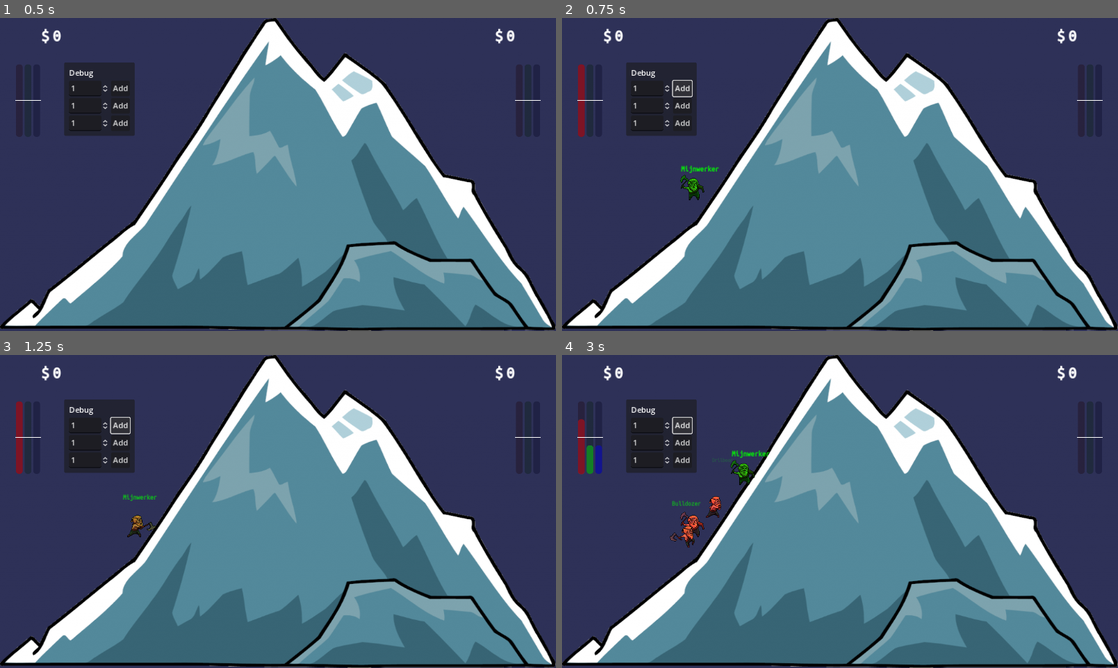
Above: before the commit, frames 1-4 (two rows, left to right).
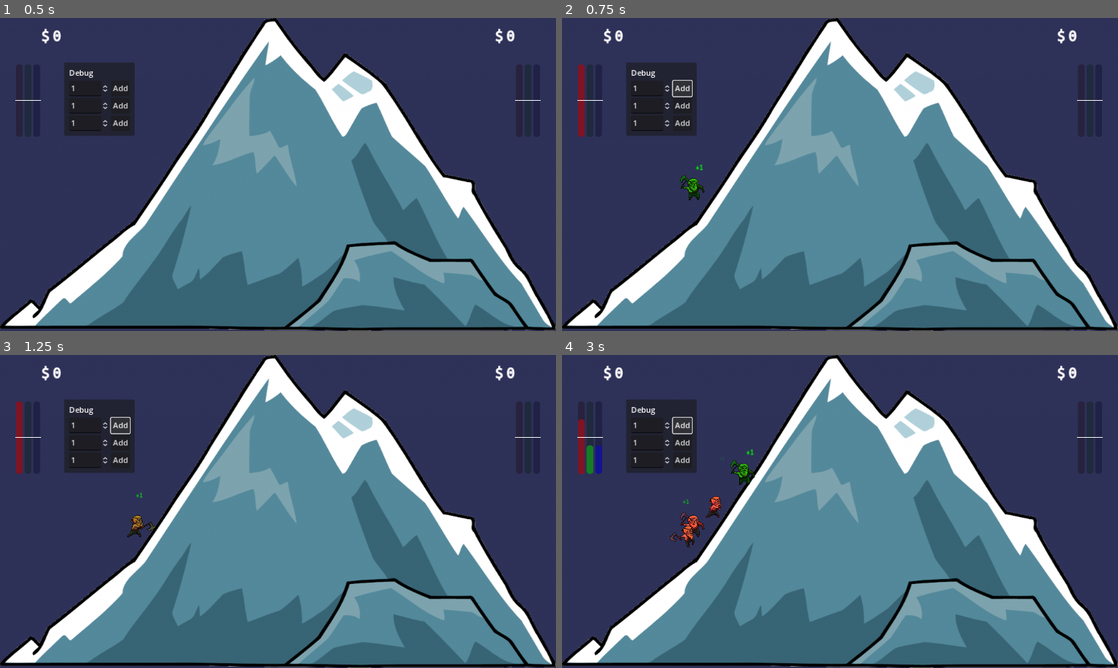
Above: after the commit, the same moments.

Repository: kwint/nfc-card-game
Game: Godot game, scene res://Scenes/Dashboard.tscn
Two runs of this game, one before a commit and one after it. Both use one fixed random seed, a clock stepped at 60 frames per second and the inputs below.
Inputs:
- Up to frame 1 (0.5 s): no input
- Up to frame 2 (0.75 s): click "Add" at 0.5 s
- Up to frame 3 (1.25 s): no input
- Up to frame 4 (3 s): click "Add" at 1.25 s; click "Add" at 2 s; click "Add" at 2.75 s

Frame 1 is identical in both runs. In frame 2, 0.1% of the frame differs, in the area x 21-29%, y 46-50%; in frame 3, less than 0.1%; in frame 4, 0.2%, in the area x 19-38%, y 30-49%.
Error in both runs: Invalid type in function 'process_stats' in base 'Node (GameController.gd)'. Cannot convert argument 1 from Nil to Dictionary. (res://Scripts/GameController.gd…

Commit message:
When spawning miner, take type name from API

Diff:
--- a/dashboard/Scripts/Debug/AddMiners.gd
+++ b/dashboard/Scripts/Debug/AddMiners.gd
@@ -11,14 +11,14 @@
 
 func add1():
 	for i in range($SpinBox1.value):
-		game_controller.add_miner(Global.TeamId.TEAM1, Global.MinerType.MINER1);
+		game_controller.add_miner(Global.TeamId.TEAM1, Global.MinerType.MINER1, "+1");
 
 
 func add2():
 	for i in range($SpinBox2.value):
-		game_controller.add_miner(Global.TeamId.TEAM1, Global.MinerType.MINER2);
+		game_controller.add_miner(Global.TeamId.TEAM1, Global.MinerType.MINER2, "+1");
 
 
 func add3():
 	for i in range($SpinBox3.value):
-		game_controller.add_miner(Global.TeamId.TEAM1, Global.MinerType.MINER3);
+		game_controller.add_miner(Global.TeamId.TEAM1, Global.MinerType.MINER3, "+1");
--- a/dashboard/Scripts/GameController.gd
+++ b/dashboard/Scripts/GameController.gd
@@ -41,19 +41,19 @@
 		self.fetch_stats();
 
 
-func add_miner(team_id: Global.TeamId, miner_type: Global.MinerType):
-	self.mines[team_id].add_miner(miner_type, true);
+func add_miner(team_id: Global.TeamId, miner_type: Global.MinerType, animate_text = null):
+	self.mines[team_id].add_miner(miner_type, animate_text);
 	self.levels[team_id].add_level(miner_type);
 
 
-func add_miners(team_id: Global.TeamId, miner_type: Global.MinerType, amount: int):
+func add_miners(team_id: Global.TeamId, miner_type: Global.MinerType, amount: int, animate_text = null):
 	# TODO: add in batch!
 	for _i in range(amount):
-		self.add_miner(team_id, miner_type);
+		self.add_miner(team_id, miner_type, animate_text);
 
 
 func set_miners(team_id: Global.TeamId, miner_type: Global.MinerType, amount: int):
-	self.mines[team_id].set_miners(miner_type, amount, false);
+	self.mines[team_id].set_miners(miner_type, amount, null);
 	self.levels[team_id].set_level(miner_type, amount);
 
 
--- a/dashboard/Scripts/Global.gd
+++ b/dashboard/Scripts/Global.gd
@@ -10,17 +10,3 @@
 enum TeamId { TEAM1 = 1, TEAM2 = 2 }
 
 enum MinerType { MINER1 = 1, MINER2 = 2, MINER3 = 3 };
-
-
-# TODO: fetch these from server
-static func miner_type_name(type: MinerType) -> String:
-	match type:
-		MinerType.MINER1:
-			return "Mijnwerker";
-		MinerType.MINER2:
-			return "Drilboor";
-		MinerType.MINER3:
-			return "Bulldozer";
-		_:
-			print("No name configured for miner type ", type);
-			return "+1";
--- a/dashboard/Scripts/MinerGrid.gd
+++ b/dashboard/Scripts/MinerGrid.gd
@@ -20,7 +20,7 @@
 	pass
 
 
-func add_miner(type: Global.MinerType = Global.MinerType.MINER1, animate: bool = true):
+func add_miner(type: Global.MinerType = Global.MinerType.MINER1, animate_text = null):
 	var miner = MINER_PREFAB.instantiate();
 	var miner_position = self.get_miner_position(type, self.count_miners(type));
 
@@ -29,16 +29,16 @@
 	if self.color != null:
 		miner.color = self.color;
 
-	miner.animate = animate;
+	miner.animate = animate_text != null;
 	miner.position = miner_position;
 	miner.type = type;
 
 	self._add_miner_to_list(type, miner);
 	self.add_child(miner);
 
-	if animate:
+	if animate_text != null:
 		var flowing_label = FLOWING_LABEL_PREFAB.instantiate();
-		flowing_label.text = Global.miner_type_name(type);
+		flowing_label.text = animate_text;
 		flowing_label.text_scale = FLOWING_LABEL_TEXT_SCALE;
 		self.add_child(flowing_label);
 		flowing_label.position = miner_position;
@@ -57,7 +57,7 @@
 	self.miners[type].append(miner);
 
 
-func set_miners(type: Global.MinerType, amount: int, animation: bool = false):
+func set_miners(type: Global.MinerType, amount: int, animate_text = null):
 	# TODO: do this in batches
 
 	var delta = amount - self.count_miners(type);
@@ -65,7 +65,7 @@
 	# Add new miners
 	if delta > 0:
 		for _i in range(delta):
-			self.add_miner(type, animation);
+			self.add_miner(type, animate_text);
 
 	# Remove excess miners
 	if delta < 0:
--- a/dashboard/Scripts/WebSocketClient.gd
+++ b/dashboard/Scripts/WebSocketClient.gd
@@ -115,7 +115,7 @@
 func handle_mine_miners_added(state: Dictionary):
 	if state["mine_id"] != Global.MINE_ID:
 		return;
-	self.game_controller.add_miners(state["team_id"], state["miner_type"], state["amount"]);
+	self.game_controller.add_miners(state["team_id"], state["miner_type"], state["amount"], state["miner_type_name"]);
 
 
 func send_packet(packet_id: PacketServerType, data: Dictionary):
Not shown, changed: nfc_card_game/main/logic.py
